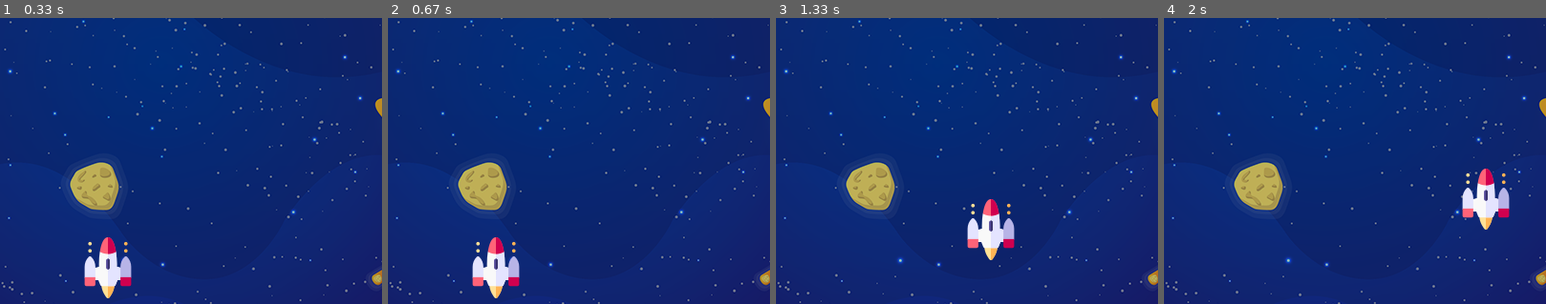
Above: before the commit, frames 1-4 (left to right).
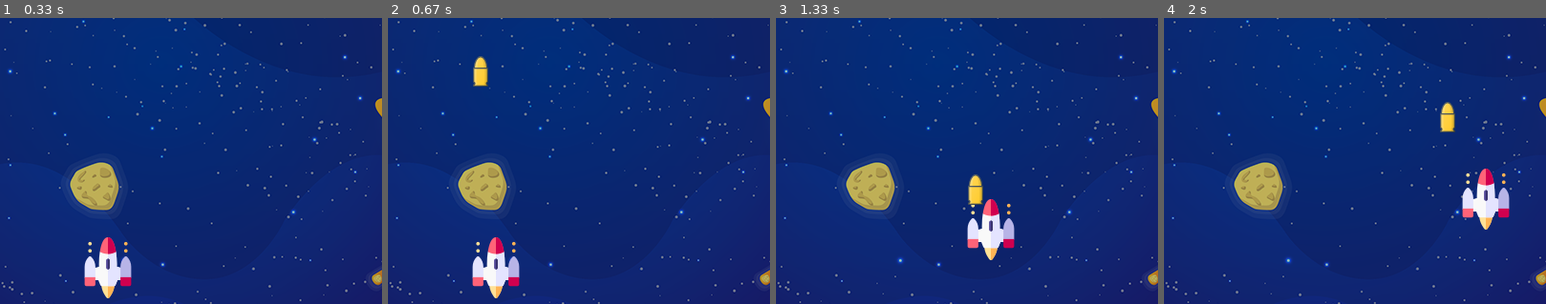
Above: after the commit, the same moments.

Repository: arshsaxena/CBJr
Game: pygame game, started from VMC Pygame/VMC Pygame - Class/VMC Pygame - Class 3/VMC Pygame - Class 3.py
Same seed, same stepped clock (60 frames per second), same inputs: the game is played once before the commit and once after it.
Inputs:
- Up to frame 1 (0.33 s): no input
- Up to frame 2 (0.67 s): tap Space at 0.33 s
- Up to frame 3 (1.33 s): hold Right 0.67-1.13 s; tap Space at 0.73, 1.03, 1.23 s; hold Up from 1.17 s (still down)
- Up to frame 4 (2 s): release Up at 1.47 s; hold Right 1.5-1.97 s; tap Space at 1.57, 1.87 s
The pictures show only the part of the screen within x 35-85%, y 42-92%; the shares and areas given below are measured in that part.

Frame 1 is identical in both runs. In frame 2, 0.4% of the frame differs, in the area x 22-27%, y 13-24%; in frame 3, 0.4%; in frame 4, 0.4%.

Commit message:
Add files via upload

Diff:
--- a/VMC Pygame/VMC Pygame - Class/VMC Pygame - Class 3/VMC Pygame - Class 3.py
+++ b/VMC Pygame/VMC Pygame - Class/VMC Pygame - Class 3/VMC Pygame - Class 3.py
@@ -43,7 +43,7 @@
 bYchange=-10
 bState=0 #Ready
 def fire_bullet(x, y):
-    global bSatate
+    global bState
     bState=1 #Fire
     screen.blit(bulletimg, (x, y))
 
--- /dev/null
+++ b/VMC Pygame/VMC Pygame - Class/VMC Pygame - Class 4/VMC Pygame - Class 4.py
@@ -0,0 +1,161 @@
+# Import Modules
+import pygame
+import random
+import math
+
+# Initialize Pygame
+pygame.init()
+
+# Screen
+screen = pygame.display.set_mode((800, 600))
+
+# Title and Icon
+pygame.display.set_caption("Space Invaders")
+icon = pygame.image.load('imgs/bullet.png')
+pygame.display.set_icon(icon)
+
+# Background
+background = pygame.image.load('imgs/background.png')
+
+# Background Music
+pygame.mixer.music.load('sounds/background.wav')
+pygame.mixer.music.play(-1)
+
+# Player
+playerimg = pygame.image.load('imgs/si.png')
+pX = 360
+pY = 480
+pXchange = 0
+pYchange = 0
+speed = 4
+
+def player(x, y):
+    screen.blit(playerimg, (x, y))
+
+# Enemy
+enemyimg = []
+eX = []
+eY = []
+eXchange = []
+eYchange = []
+num_of_enemy = 5
+
+for i in range(num_of_enemy):
+    enemyimg.append(pygame.image.load('imgs/alien.png'))
+    eX.append(random.randint(100, 700))
+    eY.append(random.randint(100, 300))
+    eXchange.append(3)
+    eYchange.append(15)
+
+def enemy(x, y, i):
+    screen.blit(enemyimg[i], (x, y,))
+
+# Bullet
+bulletimg = pygame.image.load('imgs/bullet.png')
+bX = pX
+bY = pY
+bYchange = -10
+bState = 0  # Ready
+
+def fire_bullet(x, y):
+    global bState
+    bState = 1 # Fire
+    screen.blit(bulletimg, (x, y))
+
+# Score
+score = 0
+font = pygame.font.Font('fonts/SF-Pro-Text-Regular.otf', 32)
+sCoord = (10, 10)
+
+def score_print(scr):
+    screen.blit(font.render("Score: " + str(scr), True, (255, 255, 255)), sCoord)
+
+def isCollision(eX, eY, bX, bY):
+    distance = math.sqrt((bX - eX) ** 2 + (bY - eY) ** 2)
+    if distance <= 30:
+        return True
+    return False
+
+# Game Over Text
+def game_over_text(scr):
+    msg = pygame.font.Font('fonts/Inter-Regular.ttf', 64)
+    mCoord = (208, 225)
+    screen.blit(msg.render("Game Over!!!", True, (255, 255, 255)), mCoord)
+
+    fs = pygame.font.Font('fonts/Inter-Regular.ttf', 32)
+    fsCoord = (260, 325)
+    screen.blit(fs.render("Your Final Score: " + str(score), True, (255, 255, 255)), fsCoord)
+
+# Main Game Loop
+running = True
+while running:
+    screen.fill((40, 40, 40))
+    screen.blit(background, (0, 0))
+
+    for event in pygame.event.get():
+        # QUIT
+        if event.type == pygame.QUIT:
+            running = False
+
+        if event.type == pygame.KEYDOWN:
+            if event.key == pygame.K_LEFT: pXchange = -speed
+            if event.key == pygame.K_RIGHT: pXchange = speed
+            if event.key == pygame.K_UP: pYchange = -speed
+            if event.key == pygame.K_DOWN: pYchange = speed
+            if event.key == pygame.K_SPACE:
+                bSound = pygame.mixer.Sound('sounds/laser.wav')
+                bSound.play()
+                bX, bY = pX, pY
+                fire_bullet(bX, bY)
+
+        if event.type == pygame.KEYUP:
+            if event.key == pygame.K_LEFT or event.key == pygame.K_RIGHT:
+                pXchange = 0
+            if event.key == pygame.K_UP or event.key == pygame.K_DOWN:
+                pYchange = 0
+
+    # Player Movement
+    pX += pXchange
+    pY += pYchange
+    if pX <= 0:
+        pX = 736
+    elif pX >= 736:
+        pX = 0
+    player(pX, pY)
+
+    # Enemy Movement
+    for i in range(num_of_enemy):
+        # Game over
+        if eY[i] >= 400:
+            for j in range(num_of_enemy):
+                eY[j] = 800
+            game_over_text(score)
+            break
+
+        eX[i] += eXchange[i]
+        if eX[i] >= 736:
+            eY[i] += eYchange[i]
+            eXchange[i] = -eXchange[i]
+        if eX[i] <= 0:
+            eY[i] += eYchange[i]
+            eXchange[i] = -eXchange[i]
+
+        # Collision
+        collision = isCollision(eX[i], eY[i], bX, bY)
+        if collision:
+            eX[i] = random.randint(100, 700)
+            eY[i] = random.randint(100, 300)
+            bState = 0
+            score += 1
+        enemy(eX[i], eY[i], i)
+
+    # Bullet Movement
+    if bState == 1:
+        fire_bullet(bX, bY)
+        bY += bYchange
+        if bY <= 0:
+            bState = 0
+
+    score_print(score)
+    # Screen Update
+    pygame.display.update()
Binary file added: VMC Pygame/VMC Pygame - Class/VMC Pygame - Class 4/fonts/Inter-Regular.ttf
Binary file added: VMC Pygame/VMC Pygame - Class/VMC Pygame - Class 4/fonts/SF-Pro-Text-Regular.otf
Binary file added: VMC Pygame/VMC Pygame - Class/VMC Pygame - Class 4/imgs/alien.png
Binary file added: VMC Pygame/VMC Pygame - Class/VMC Pygame - Class 4/imgs/background.png
Binary file added: VMC Pygame/VMC Pygame - Class/VMC Pygame - Class 4/imgs/bullet.png
Binary file added: VMC Pygame/VMC Pygame - Class/VMC Pygame - Class 4/imgs/si.png
Not shown, added: VMC Pygame/VMC Pygame - Class/VMC Pygame - Class 4/sounds/background.wav
Not shown, added: VMC Pygame/VMC Pygame - Class/VMC Pygame - Class 4/sounds/explosion.wav
Not shown, added: VMC Pygame/VMC Pygame - Class/VMC Pygame - Class 4/sounds/laser.wav
